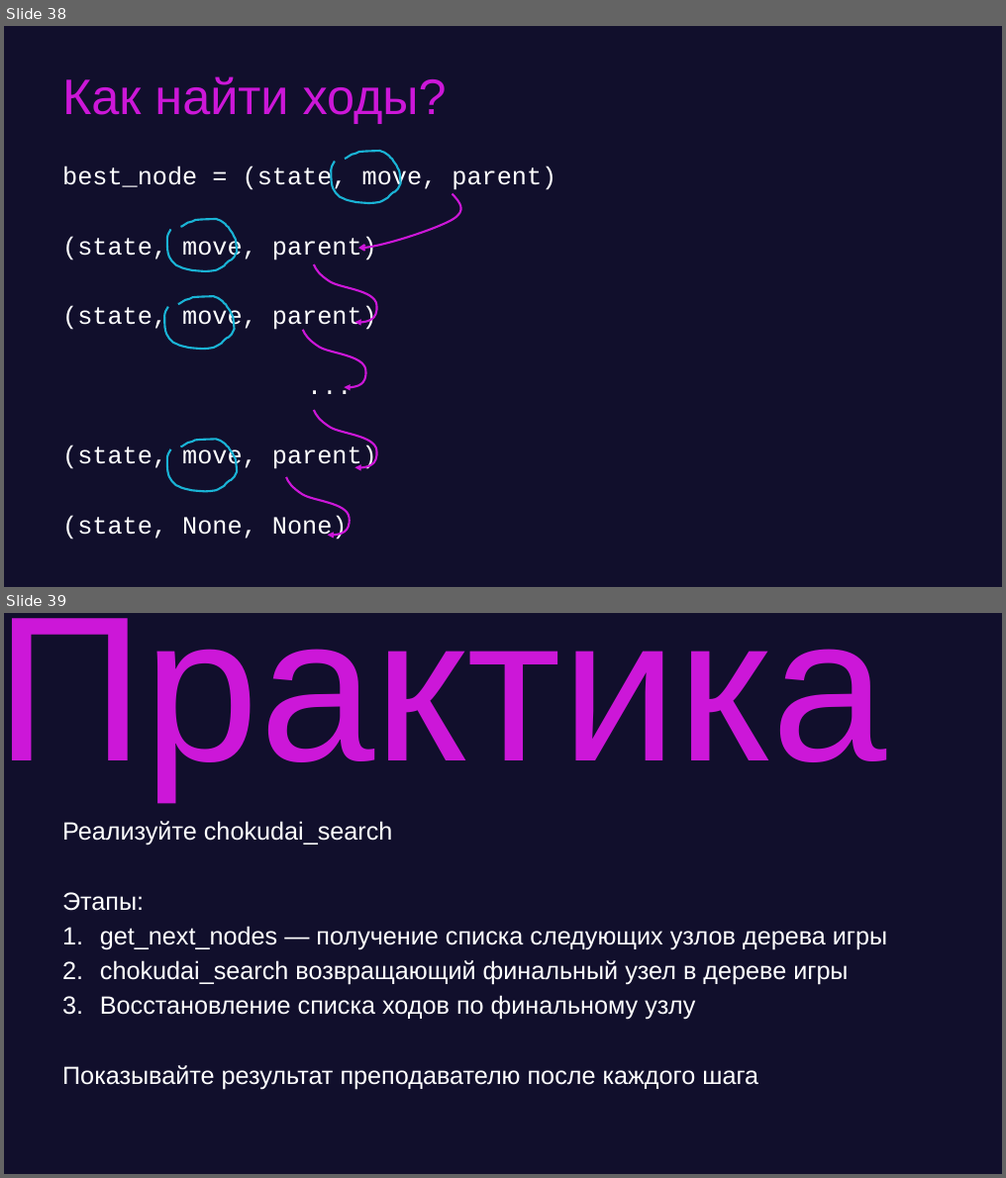
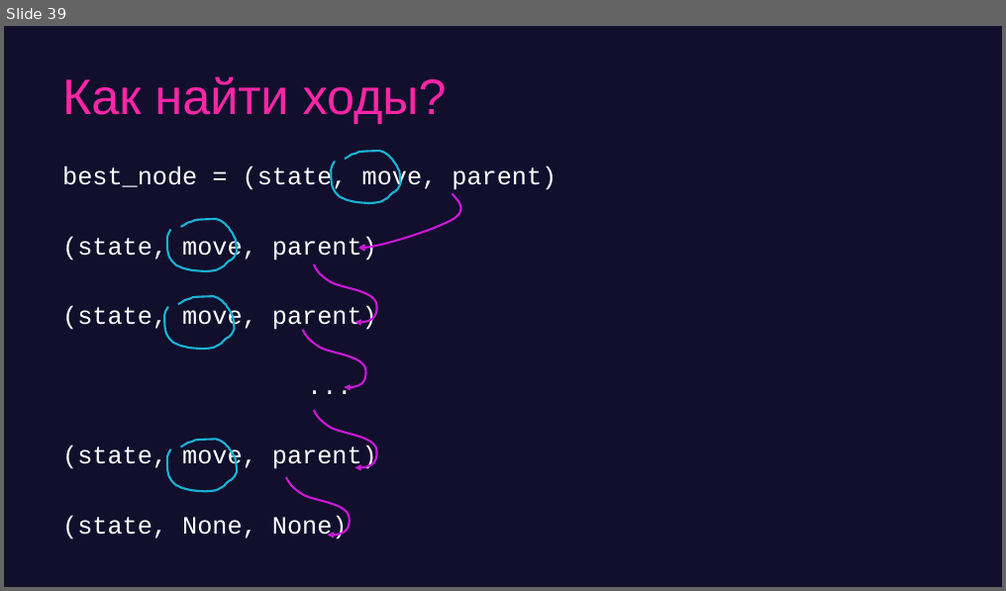
Before and after one commit to game-ai-course/game-ai-school, a slide deck: slides/online_4dx1.5h/day3-beam.pptx. Shown one above the other, each under a label of ours: slides 38 and 39 before the commit, slide 39 after it. The pictures are 1006x1178 and 1006x591 pixels, drawn with LibreOffice and Linux fonts; fonts in the diff are those of the drawing. Boxes give left, top, right and bottom in pixels: in the first picture for what was removed or moved away, otherwise in the second. Text is boxed around its words. In the diff, an @@ line names an element or a change of style, - is before the commit and + after.

```diff
--- a/slides/online_4dx1.5h/day3-beam.pptx
+++ b/slides/online_4dx1.5h/day3-beam.pptx
@@ slide 39 removed at <box>4,613,1002,1174</box>, background #110F2C @@
@@ title removed at <box>4,618,887,797</box> @@
-Практика
@@ text removed at <box>62,821,887,1090</box> @@
-Реализуйте chokudai_search
-Этапы:
-1. get_next_nodes — получение списка следующих узлов дерева игры
-2. chokudai_search возвращающий финальный узел в дереве игры
-3. Восстановление списка ходов по финальному узлу
-Показывайте результат преподавателю после каждого шага
@@ what was slide 38 is now slide 39 @@
@@ slide 39 changed as well @@
@@ title "Как найти ходы?" at <box>62,76,447,124</box>: text colour #CC17D8 to #FE25A7 @@
```
Also in this commit, not shown: 37 other slides changed, 3 slides added, 12 other files.
